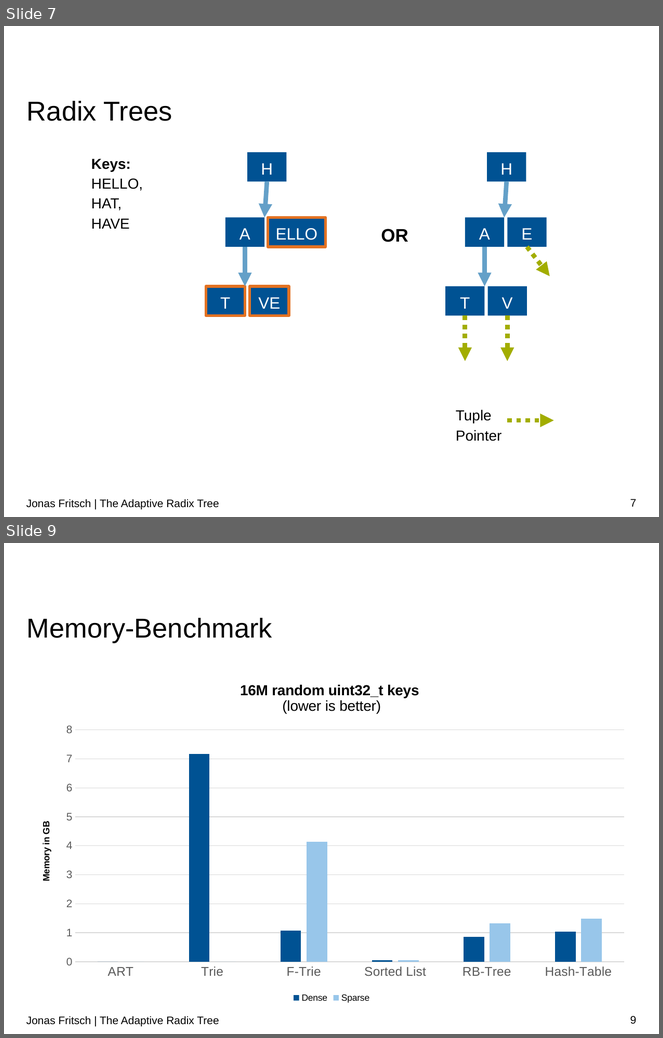
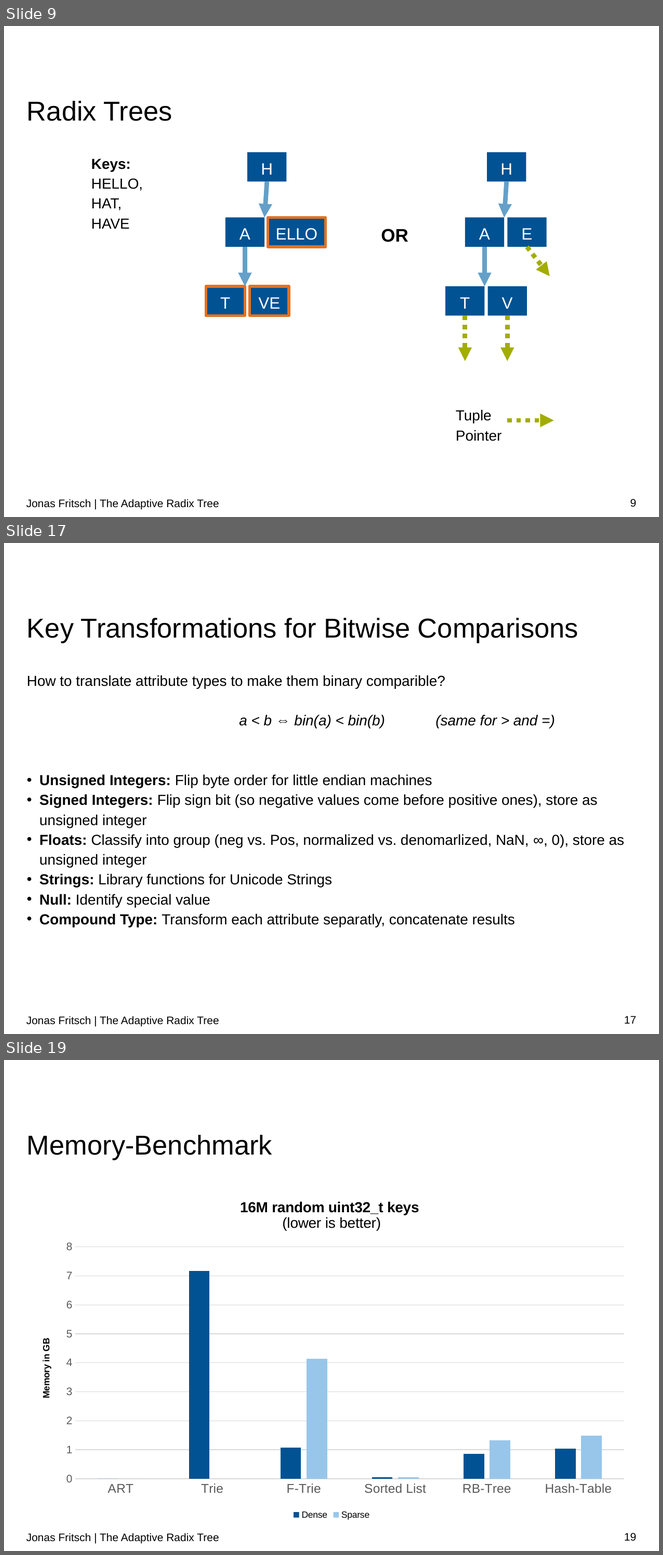
Before and after one commit to atalantus/The-Adaptive-Radix-Tree, a slide deck: Presentation/The Adaptive Radix Tree.pptx. Shown one above the other, each under a label of ours: slides 7 and 9 before the commit, slides 9, 17 and 19 after it; the slides between them are not shown. The pictures are 663x1038 and 663x1555 pixels, drawn with LibreOffice and Linux fonts; fonts in the diff are those of the drawing; background and template pictures are left out. Boxes give left, top, right and bottom in pixels: in the first picture for what was removed or moved away, otherwise in the second. Text is boxed around its words. In the diff, an @@ line names an element or a change of style, - is before the commit and + after.

```diff
--- a/Presentation/The Adaptive Radix Tree.pptx
+++ b/Presentation/The Adaptive Radix Tree.pptx
@@ slide 17 added at (4, 543, 659, 1034), background #FFFFFF @@
@@ title added at (27, 618, 579, 643), 30 pt, text #000000 @@
+Key Transformations for Bitwise Comparisons
@@ text added at (27, 675, 625, 927), 16 pt, text #000000 @@
+How to translate attribute types to make them binary comparible?
+a < b ⇔ bin(a) < bin(b) (same for > and =)
+  • Unsigned Integers: Flip byte order for little endian machines
+  • Signed Integers: Flip sign bit (so negative values come before positive ones), store as unsigned integer
+  • Floats: Classify into group (neg vs. Pos, normalized vs. denomarlized, NaN, ∞, 0), store as unsigned integer
+  • Strings: Library functions for Unicode Strings
+  • Null: Identify special value
+  • Compound Type: Transform each attribute separatly, concatenate results
@@ text added at (26, 1016, 219, 1027), 12 pt, text #000000 @@
+Jonas Fritsch | The Adaptive Radix Tree
@@ page number added at (624, 1016, 636, 1024), 12 pt, text #000000 @@
+17
@@ what was slide 7 is now slide 9 @@
@@ page number at (631, 499, 637, 507): text changed @@
-7
+9
@@ what was slide 9 is now slide 19 @@
@@ page number at (624, 1533, 636, 1541): text changed @@
-9
+19
```
Also in this commit, not shown: 6 slides changed, 17 other slides added, 1 slide removed, 13 other files.
